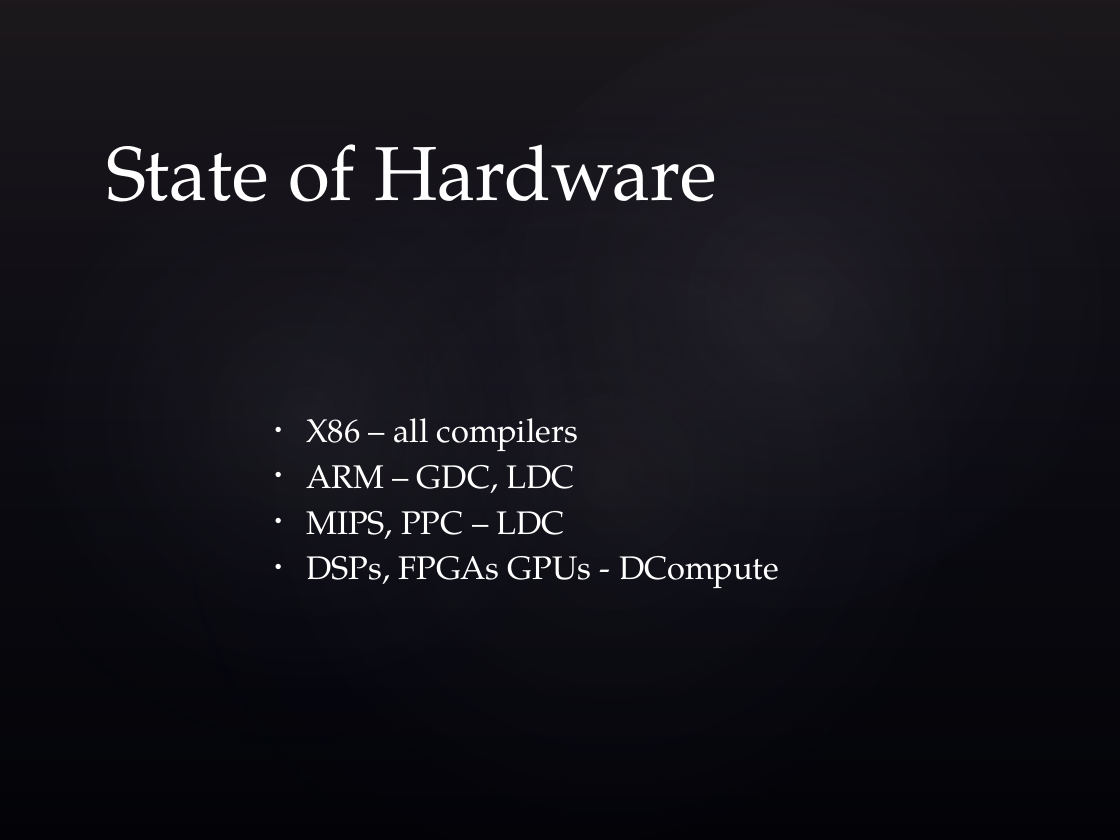
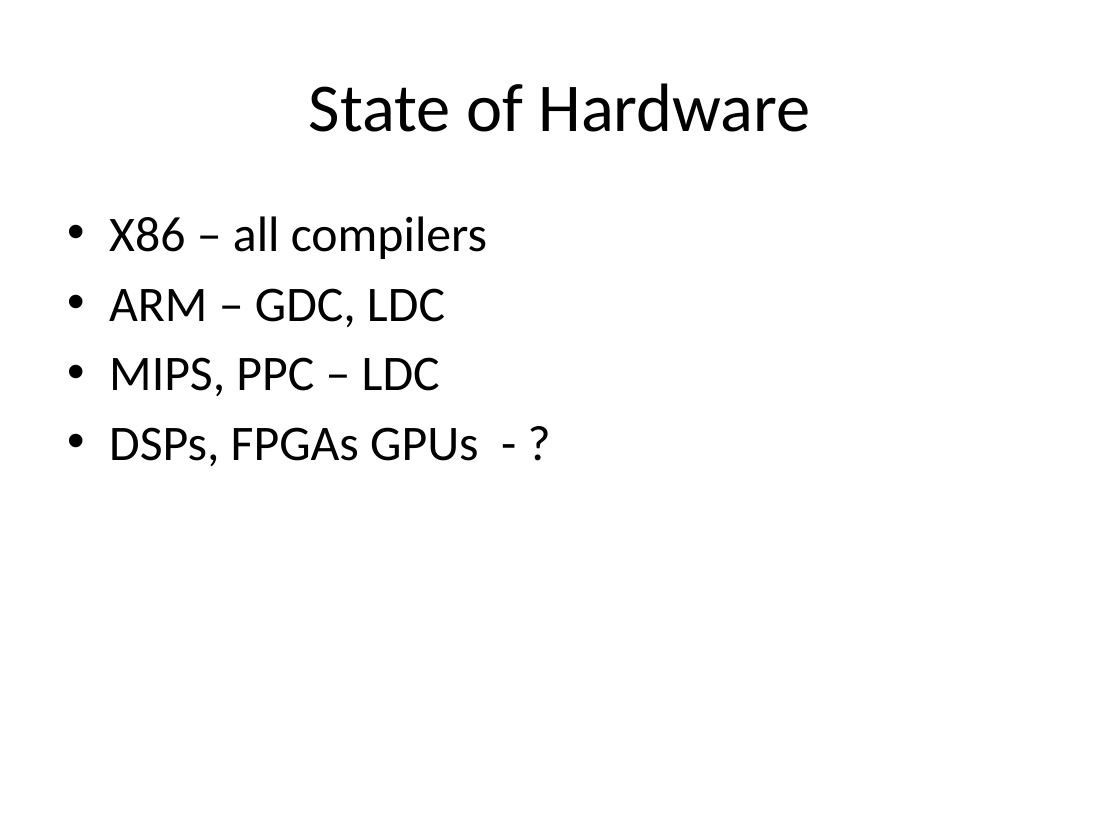
Before and after one commit to dlang/dconf.org, a slide deck: slide 3 of 2017/talks/wilson.pptx. Drawn at 1120x840 pixels with LibreOffice and Linux fonts; fonts in the diff are those of the drawing; background and template pictures are left out. Boxes give left, top, right and bottom in pixels: in the first picture for what was removed or moved away, otherwise in the second. Text is boxed around its words. In the diff, an @@ line names an element or a change of style, - is before the commit and + after.

```diff
--- a/2017/talks/wilson.pptx
+++ b/2017/talks/wilson.pptx
@@ background picture (left out) to #FFFFFF @@
@@ rectangle removed at bbox=[0, 0, 1120, 840] @@
@@ ellipse removed at bbox=[0, 0, 696, 840] @@
@@ ellipse removed at bbox=[51, 0, 1120, 840] @@
@@ ellipse removed at bbox=[307, 0, 1120, 761] @@
@@ title "State of Hardware": place and size @@
-title "State of Hardware" at bbox=[106, 144, 717, 202]
+title "State of Hardware" at bbox=[309, 83, 810, 132]
@@ title "State of Hardware" at bbox=[309, 83, 810, 132]: size 49 to 44 pt, font TeX Gyre Pagella to Calibri, text colour #FFFFFF to #000000; alignment left to centre; vertical alignment bottom to middle @@
@@ text "X86 – all compilers": place and size @@
-text "X86 – all compilers" at bbox=[306, 418, 779, 588]
+text "X86 – all compilers" at bbox=[109, 216, 487, 466]
@@ text "X86 – all compilers" at bbox=[109, 216, 487, 466]: vertical alignment middle to top @@
@@ text at bbox=[109, 216, 487, 396]: size 21 to 32 pt, font TeX Gyre Pagella to Calibri, text colour #FFFFFF to #000000 in "X86 – all compilers", "ARM – GDC, LDC", "MIPS, PPC – LDC"; indent changed; more space between paragraphs @@
@@ text at bbox=[109, 427, 478, 466]: text changed; size 21 to 32 pt; font TeX Gyre Pagella to Calibri; text colour #FFFFFF to #000000 @@
-• DSPs, FPGAs GPUs - DCompute
+• DSPs, FPGAs GPUs - ?
```
Also in this commit, not shown: 21 other slides changed, 3 slides added, 7 slides removed, 1 other file.
